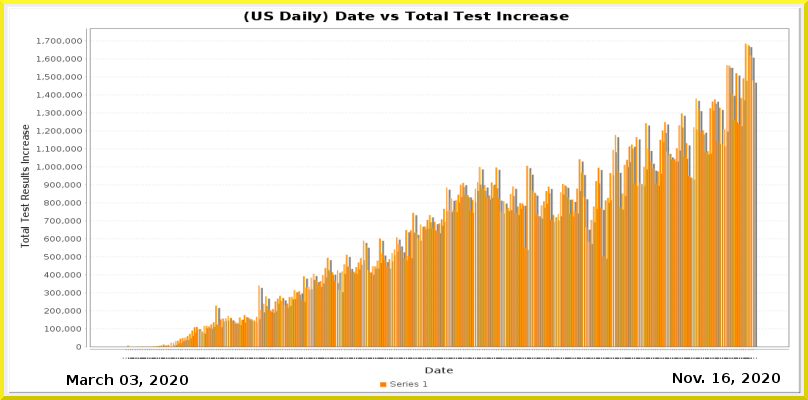
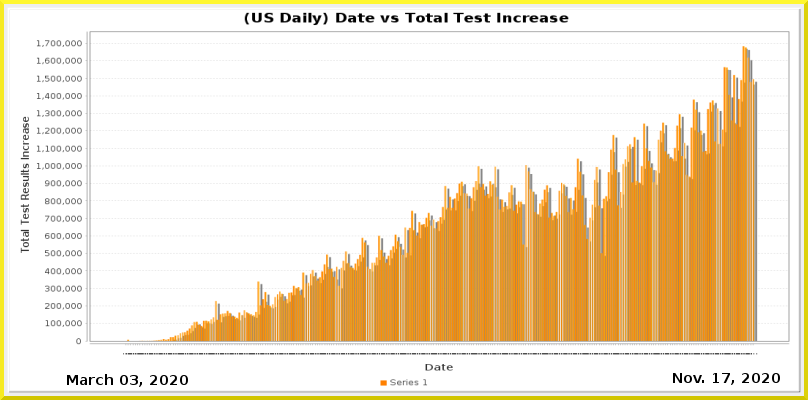
Layer changes from the first 808 x 400 image to the second:
painted on "Current Date" over [722, 373, 730, 383]
painted on "Date_vs_TestIncrease.png" over [7, 7, 801, 394]
